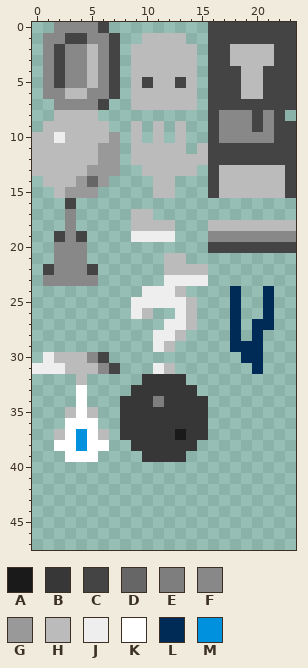
Two versions of one pixel-art sprite, assets/img/objects.png. The first picture shows the starting point.
The file is 24x48 pixels.
Palette (. is transparent): A #1a1a1a  B #373737  C #444444  D #666666  E #7e7e7e  F #888888  G #999999  H #bbbbbb  J #eeeeee  K #ffffff  L #002b56  M #0091de
Pixels before, first column x 0:
 0 ..FFFFC.........CCCCCCCC
 1 .FFCCFFC..HHHH..CCCCCCCC
 2 .FCFFHFC.HHHHHH.CCHHHHCC
 3 .FCFFHFC.HHHHHH.CCHHHHCC
 4 .FCFFHFC.HHHHHH.CCCHHCCC
 5 .FCFFHFC.HCHHCH.CCCHHCCC
 6 .FFHHFFC.HHHHHH.CCCHHCCC
 7 ..FFFFC..HHHHHH.CCCCCCCC
 8 ..HHHH..........CFFFCFC.
 9 .HHHHHH..H.H.H..CFFFCFCC
10 HHJHHHHG.H.H.H..CFFFFFCC
11 HHHHHHGG.HHHHH.HCCCCCCCC
12 HHHHHHGG.HHHHHHHCCCCCCCC
13 HHHHHGGG..HHHHH.CHHHHHHC
14 .HHHGDG....HH...CHHHHHHC
15 ..HGGG.....HH...CHHHHHHC
16 ...C....................
17 ...F.....HH.............
18 ...F.....HHHH...HHHHHHHH
19 ..CFC....JJJJ...FFFFFFFF
20 ..FFF...........CCCCCCCC
21 ..FFF.......HH..........
22 .CFFFC......HHHH........
23 .FFFFF......JJJJ........
24 ..........JJJH....L..L..
25 .........JJJJJH...L..L..
26 .........JH..JH...L..L..
27 ............JJH...L.LL..
28 ...........JJH....L.L...
29 ...........JH.....LLL...
30 .JHHHFC............LL...
31 JJJHHHFC...JH.......L...
32 ....H.....BBBB..........
33 ....K....BBBBBB.........
34 ....K...BBBEBBBB........
35 ...HKH..BBBBBBBB........
36 ...KKK..BBBBBBBB........
37 ..HKMKH.BBBBBABB........
38 ..KKMKK..BBBBBB.........
39 ...KKK....BBBB..........
The result:
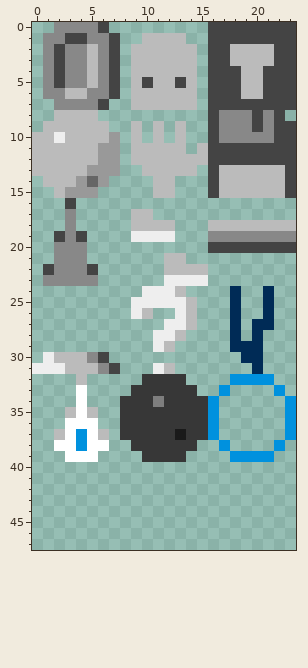
Changes in this commit:
y 32: x 18..21 .... -> MMMM
y 33: x 17 . -> M; x 22 . -> M
y 34..37: x 16 . -> M; x 23 . -> M
y 38: x 17 . -> M; x 22 . -> M
y 39: x 18..21 .... -> MMMM
